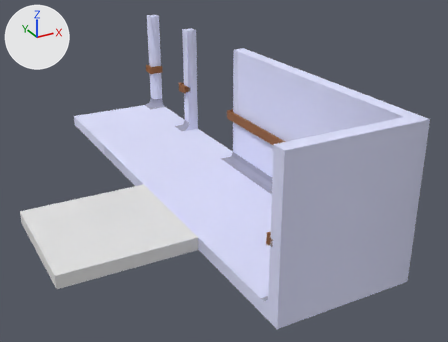
One commit to the FBX model GGJ2020_IcanRevival/Assets/Graph/3D/Asset/Tileset.FBX: the scene before it, then after it.
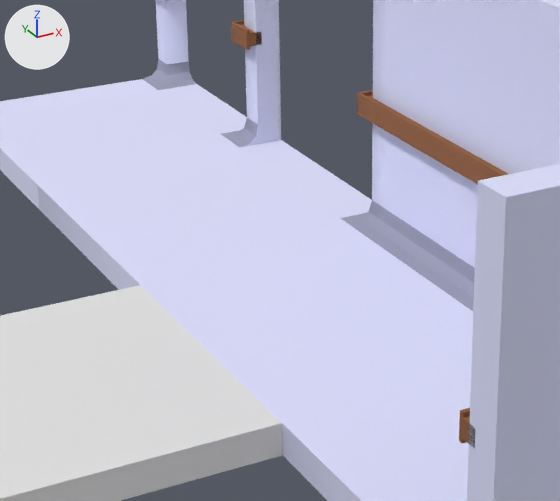
Each version is shown whole from a 50 mm camera at (-4.33, -7.79, 4.51) aimed at (0.04, 0.15, 0.55), then close up on the part from 20% to 68% of the width and 22% to 78% of the height. Arrows for +X, +Y and +Z are at upper left; the lights stay in place. Where no turn or scale is listed for an object, it has been applied to the vertices.
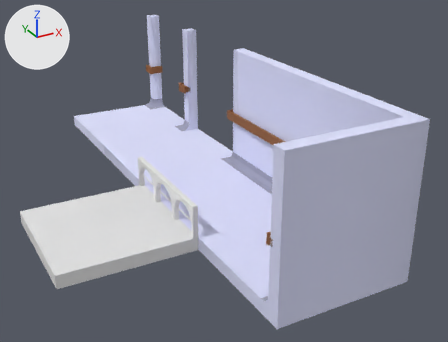
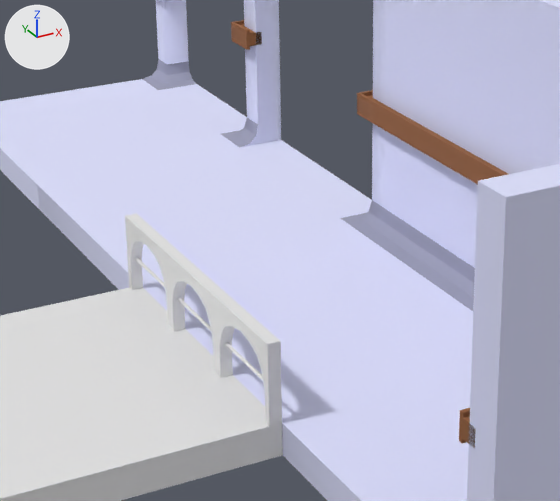
Pixel boxes [x1, y1, x2, y2] of what changed, in the close-ups (560 x 501 px):
```json
{"object": "Box008", "change": "added", "after": [125, 214, 282, 426]}
```

Scene script edits in JSON lines:
```json
{"op": "add", "block": "me_mesh_005", "code": ["me_mesh_005 = bpy.data.meshes.new('Mesh.005')", "me_mesh_005.from_pydata(...)  # 400 vertices, 798 faces; spans x -0.01..0.06, y -1.0..1.0, z 0.0..0.49"]}
{"op": "add", "block": "ob_box008", "code": ["ob_box008 = bpy.data.objects.new('Box008', me_mesh_005)", "ob_box008.location = (-1.064, -0.003, 0.2)"]}
```
